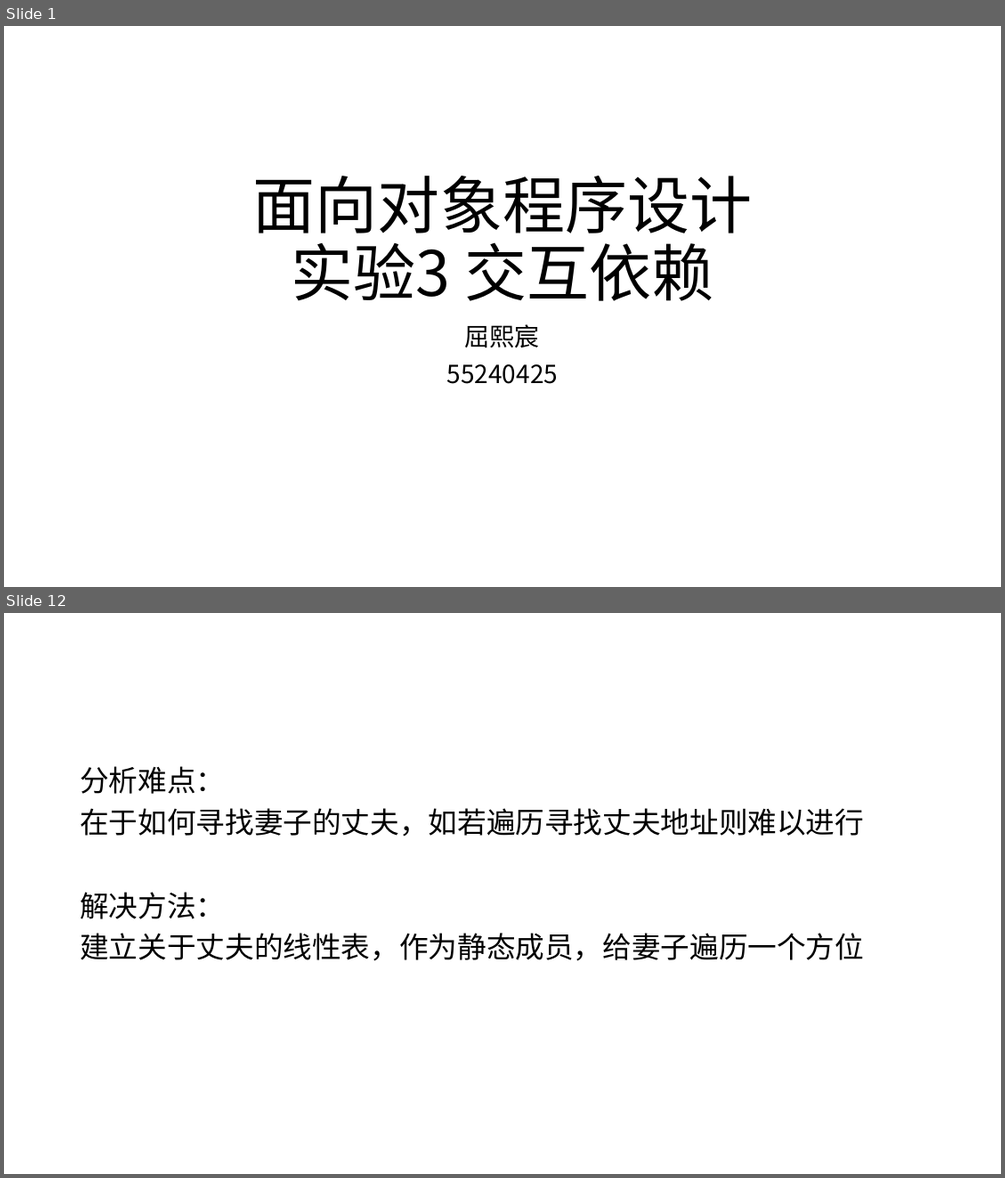
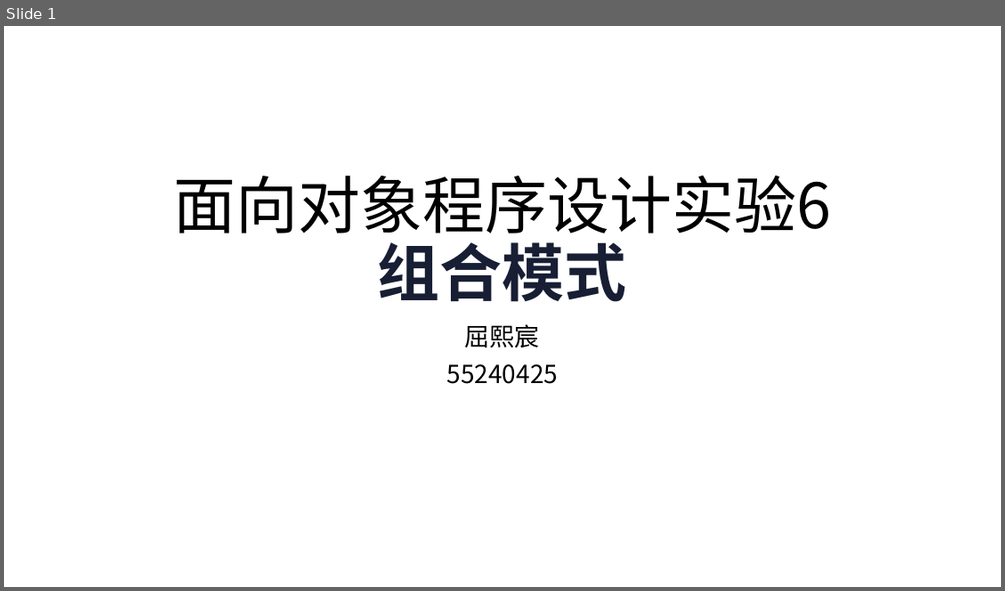
Before and after one commit to AshIgnis/JLU_OOP_Assignments, a slide deck: test03/lib/面向对象程序设计.pptx. Shown one above the other, each under a label of ours: slides 1 and 12 before the commit, slide 1 after it; the slides between them are not shown. The pictures are 1005x1178 and 1005x591 pixels, drawn with LibreOffice and Linux fonts; fonts in the diff are those of the drawing. Boxes give left, top, right and bottom in pixels: in the first picture for what was removed or moved away, otherwise in the second. Text is boxed around its words. In the diff, an @@ line names an element or a change of style, - is before the commit and + after.

```diff
--- a/test03/lib/面向对象程序设计.pptx
+++ b/test03/lib/面向对象程序设计.pptx
@@ slide 12 removed at box(4, 613, 1001, 1174), background #FFFFFF @@
@@ text removed at box(80, 766, 864, 961) @@
-分析难点：
-在于如何寻找妻子的丈夫，如若遍历寻找丈夫地址则难以进行
-解决方法：
-建立关于丈夫的线性表，作为静态成员，给妻子遍历一个方位
@@ slide 1 changed as well @@
@@ title at box(174, 176, 832, 302): text changed @@
-面向对象程序设计
-实验3 交互依赖
+面向对象程序设计实验6
+组合模式
```
Also in this commit, not shown: 3 other slides changed, 9 slides added, 9 other slides removed, 47 other files.
